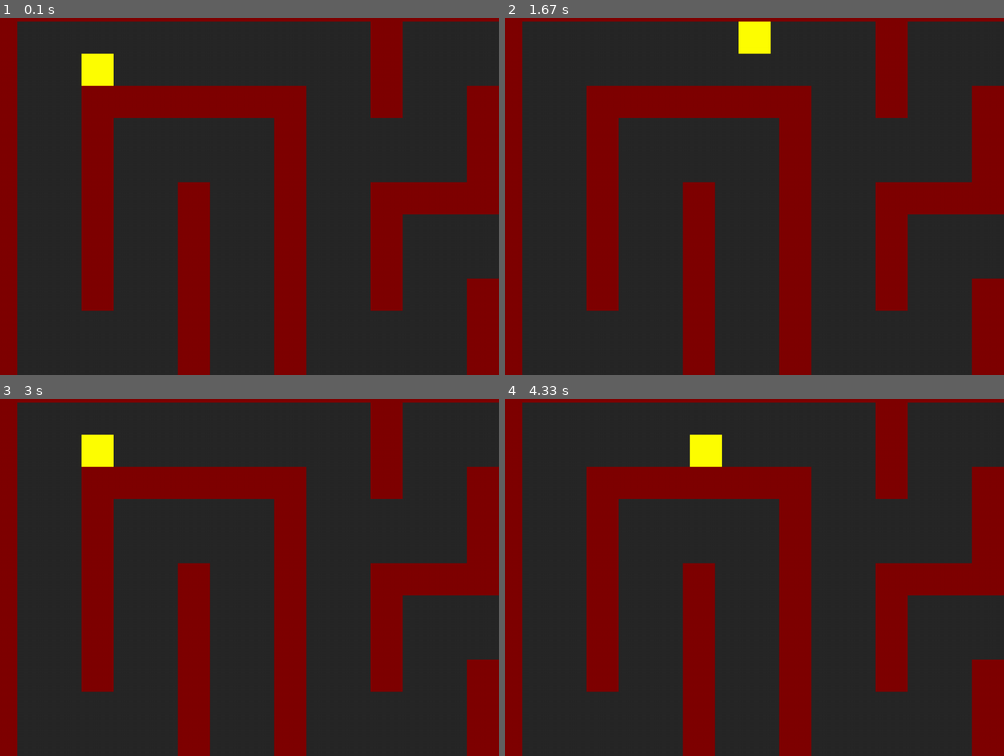
Above: before the commit, frames 1-4 (two rows, left to right).
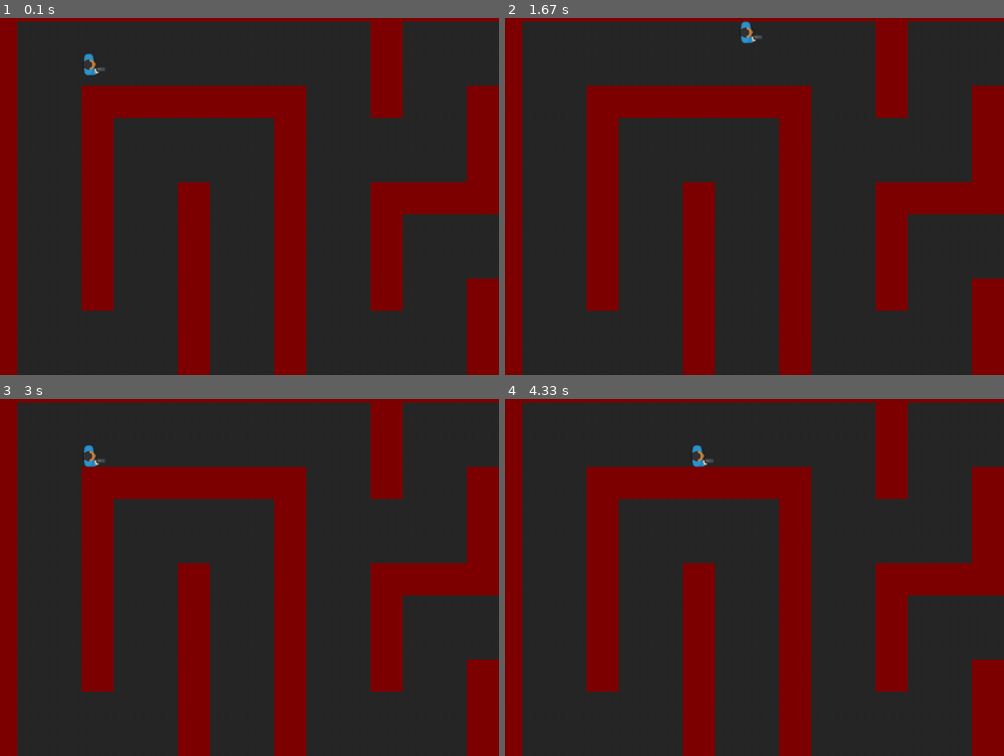
Above: after the commit, the same moments.

Repository: oboat9/Generic-Dungeon-Game
Game: pygame game, started from main.py
Same seed, same stepped clock (60 frames per second), same inputs: the game is played once before the commit and once after it.
Inputs:
- Up to frame 1 (0.1 s): no input
- Up to frame 2 (1.67 s): hold Right 0.33-0.8 s; hold Up 0.83-1.13 s; hold Right 1.17-1.63 s
- Up to frame 3 (3 s): hold Left 1.67-2.2 s; hold Down 2.23-2.53 s; hold Left 2.57-2.97 s
- Up to frame 4 (4.33 s): hold Up 3-3.37 s; hold Right 3.4-4.03 s; hold Down from 4.07 s (still down)

The runs differ from the first frame. In frame 1, 0.6% of the frame differs, in the area x 16-23%, y 9-20%; in frame 2, 0.6%; in frame 3, 0.6%; in frame 4, 0.6%.

Commit message:
added (temp) character image

Diff:
--- a/main.py
+++ b/main.py
@@ -26,7 +26,9 @@
     def load_data(self):
         game_folder = path.dirname(__file__)
         map_folder = path.join(game_folder, "map_folder")
+        img_folder = path.join(game_folder, "img")
         self.map = Map(path.join(map_folder, 'map4.txt'))
+        self.player_image = pg.image.load(path.join(img_folder, PLAYER_IMG)).convert_alpha()
 
     def new(self):
         # initialize all variables and do all the setup for a new game
--- a/settings.py
+++ b/settings.py
@@ -22,3 +22,4 @@
 
 # Player settings
 PLAYER_SPEED = 325
+PLAYER_IMG = "manBlue_gun.png"
--- a/sprites.py
+++ b/sprites.py
@@ -9,8 +9,7 @@
         self.groups = game.all_sprites
         pg.sprite.Sprite.__init__(self, self.groups)
         self.game = game
-        self.image = pg.Surface((TILESIZE, TILESIZE))
-        self.image.fill(YELLOW)
+        self.image = game.player_image
         self.rect = self.image.get_rect()
         self.vel = vec(0, 0)
         self.pos = vec(x, y) * TILESIZE
Binary file added: img/manBlue_gun.png
